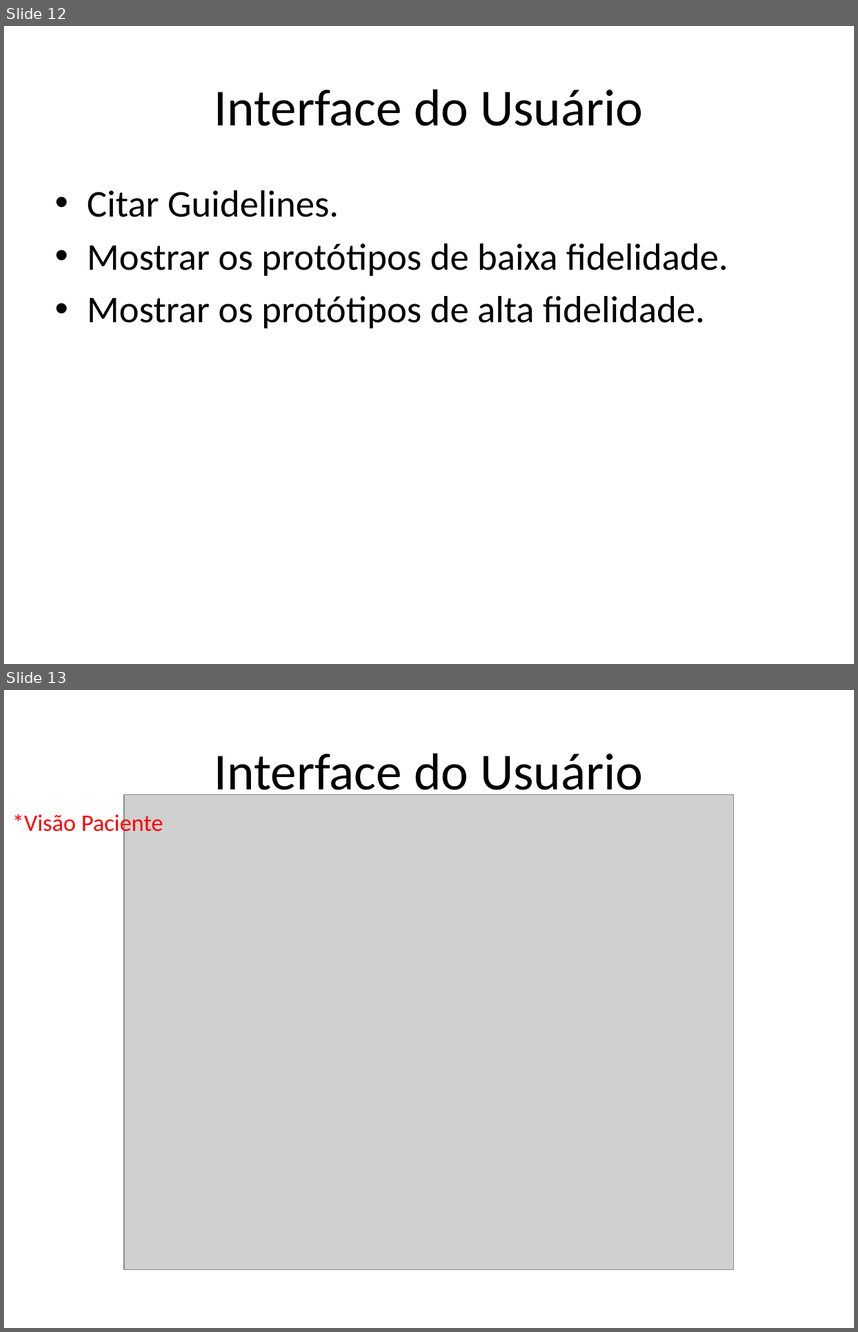
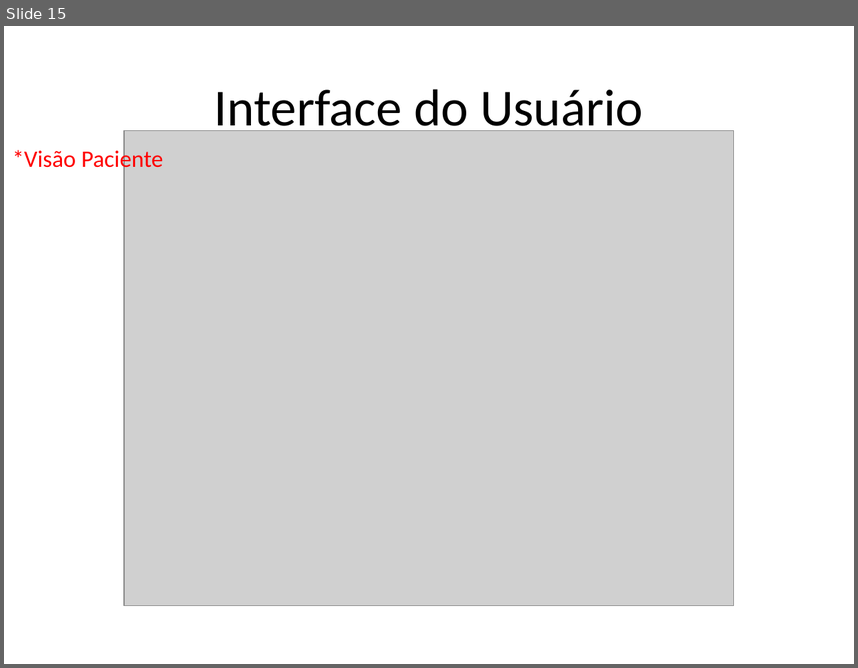
Before and after one commit to kokmz/TCCHUE, a slide deck: documentacao/G4_Apresentacao2sem2014_Final.pptx. Shown one above the other, each under a label of ours: slides 12 and 13 before the commit, slide 15 after it. The pictures are 858x1332 and 858x668 pixels, drawn with LibreOffice and Linux fonts; fonts in the diff are those of the drawing; grey boxes stand for pictures; background and template pictures are left out. Boxes give left, top, right and bottom in pixels: in the first picture for what was removed or moved away, otherwise in the second. Text is boxed around its words. In the diff, an @@ line names an element or a change of style, - is before the commit and + after.

Commit message:
Correção da apresentação: guidelines e Inspeção de Usabilidade

```diff
--- a/documentacao/G4_Apresentacao2sem2014_Final.pptx
+++ b/documentacao/G4_Apresentacao2sem2014_Final.pptx
@@ slide 12 removed at box(4, 26, 854, 664), background picture (left out) @@
@@ title removed at box(214, 89, 643, 126) @@
-Interface do Usuário
@@ text removed at box(87, 190, 728, 328) @@
-• Citar Guidelines.
-• Mostrar os protótipos de baixa fidelidade.
-• Mostrar os protótipos de alta fidelidade.
@@ what was slide 13 is now slide 15 @@
```
Also in this commit, not shown: 1 slide changed, 5 slides added, 1 other slide removed.
